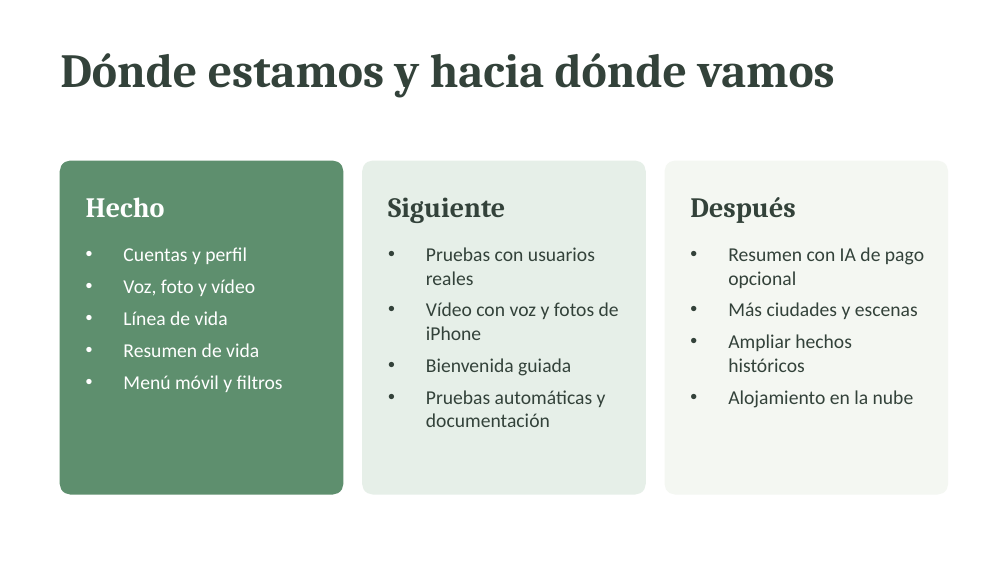
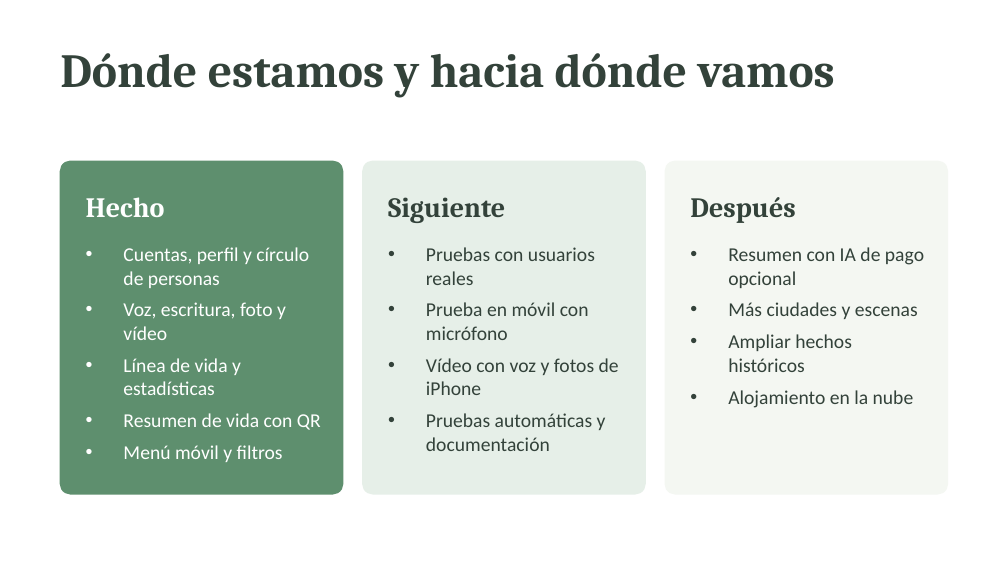
Before and after one commit to jgzmac/mis-memorias-de-oro, a slide deck: slide 6 of docs/Mis-Memorias-de-Oro-presentacion.pptx. Drawn at 1008x567 pixels with LibreOffice and Linux fonts; fonts in the diff are those of the drawing. Boxes give left, top, right and bottom in pixels: in the first picture for what was removed or moved away, otherwise in the second. Text is boxed around its words. In the diff, an @@ line names an element or a change of style, - is before the commit and + after.

```diff
--- a/docs/Mis-Memorias-de-Oro-presentacion.pptx
+++ b/docs/Mis-Memorias-de-Oro-presentacion.pptx
@@ text at <box>123,247,321,430</box>: text changed @@
-• Cuentas y perfil
-• Voz, foto y vídeo
-• Línea de vida
-• Resumen de vida
+• Cuentas, perfil y círculo de personas
+• Voz, escritura, foto y vídeo
+• Línea de vida y estadísticas
+• Resumen de vida con QR
@@ text at <box>426,302,589,340</box>: paragraph added @@
+• Prueba en móvil con micrófono
@@ text at <box>426,358,571,376</box>: paragraph removed @@
-• Bienvenida guiada
```
Also in this commit, not shown: 2 other slides changed, 2 other files.
